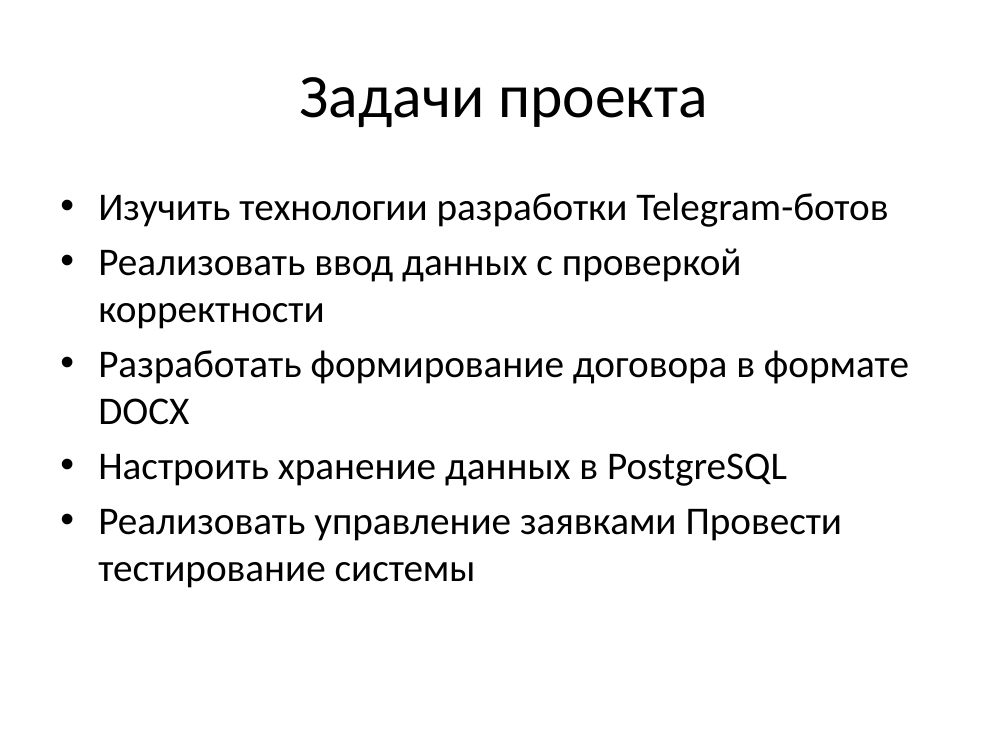
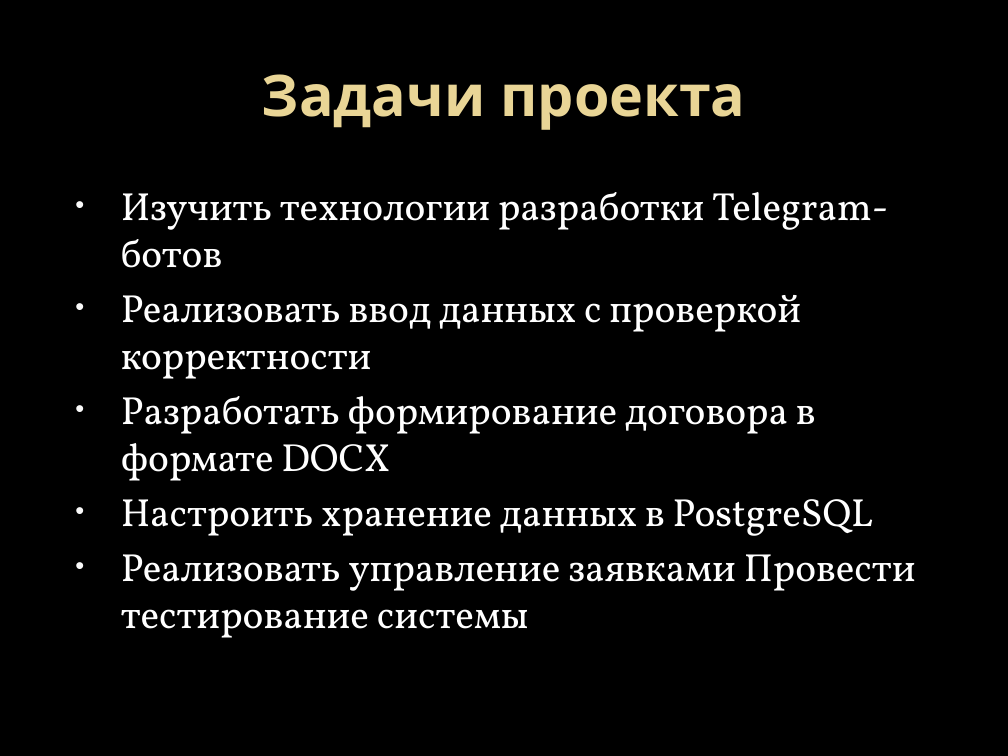
Before and after one commit to Ivan9005/autoexpert-bot, a slide deck: slide 5 of presentation/Система автоматизации оформления договоров автоэксперта на базе Telegram-бота.pptx. Drawn at 1008x756 pixels with LibreOffice and Linux fonts; fonts in the diff are those of the drawing; background and template pictures are left out. Boxes give left, top, right and bottom in pixels: in the first picture for what was removed or moved away, otherwise in the second. Text is boxed around its words. In the diff, an @@ line names an element or a change of style, - is before the commit and + after.

```diff
--- a/presentation/Система автоматизации оформления договоров автоэксперта на базе Telegram-бота.pptx
+++ b/presentation/Система автоматизации оформления договоров автоэксперта на базе Telegram-бота.pptx
@@ background #FFFFFF to picture (left out) @@
@@ title "Задачи проекта" at (x1=262, y1=74, x2=745, y2=130): size 44 to 41 pt, font Calibri to Noto Sans, text colour #000000 to gradient #EAD696 to #E7D081, bold on @@
@@ text "Изучить технологии разработки Telegram-ботов" at (x1=121, y1=192, x2=916, y2=638): font Calibri to Vollkorn, text colour #000000 to #FFFFFF; indent changed @@
```
Also in this commit, not shown: 15 other slides changed.
